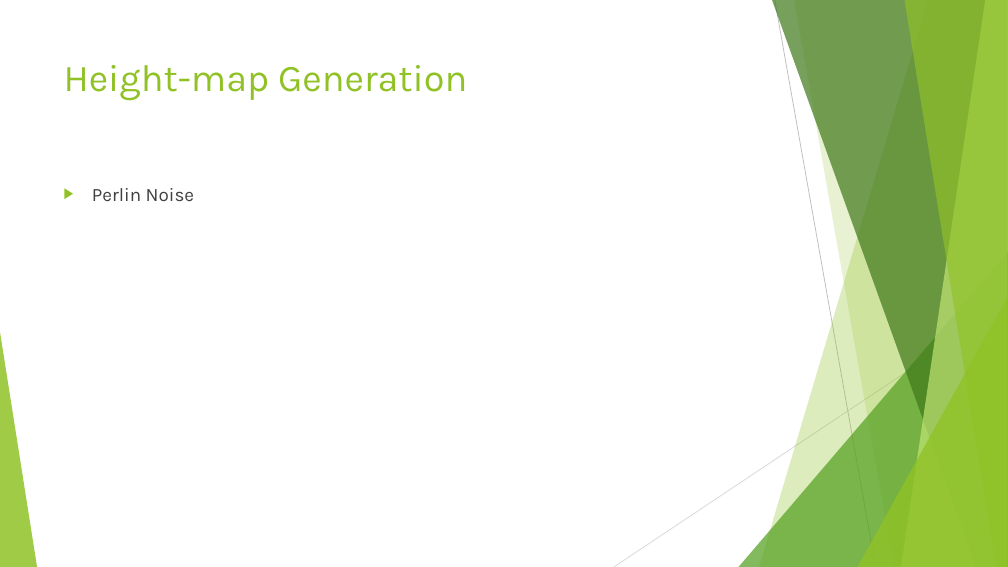
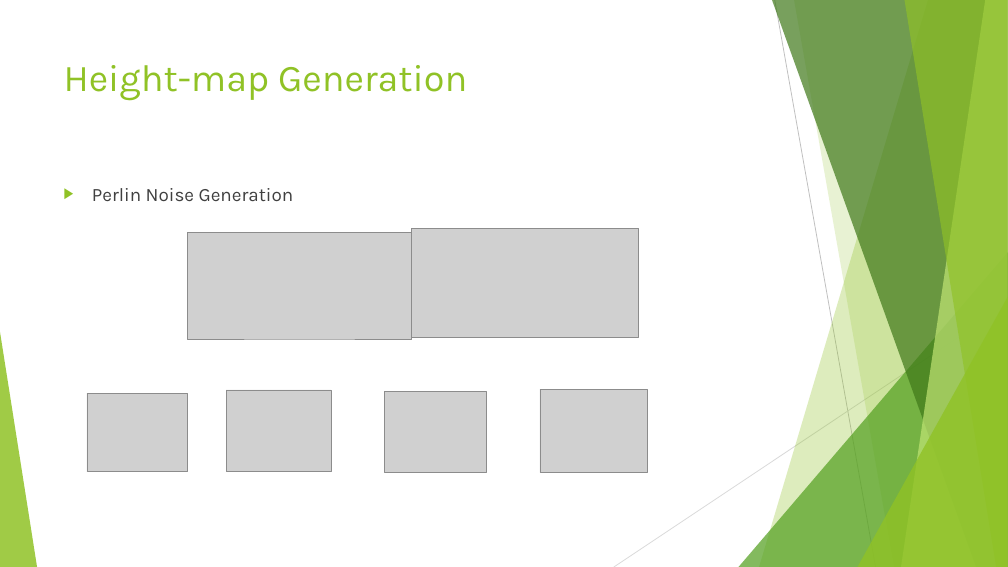
Before and after one commit to KarteekKumarM/MountainTerrain, a slide deck: slide 5 of docs/Presentation.pptx. Drawn at 1008x567 pixels with LibreOffice and Linux fonts; fonts in the diff are those of the drawing; grey boxes stand for pictures. Boxes give left, top, right and bottom in pixels: in the first picture for what was removed or moved away, otherwise in the second. Text is boxed around its words. In the diff, an @@ line names an element or a change of style, - is before the commit and + after.

```diff
--- a/docs/Presentation.pptx
+++ b/docs/Presentation.pptx
@@ text at <box>92,188,294,201</box>: text changed @@
-▶ Perlin Noise
+▶ Perlin Noise Generation
@@ picture added at <box>188,233,411,340</box> @@
@@ picture added at <box>411,228,639,338</box> @@
@@ picture added at <box>540,389,647,473</box> @@
@@ picture added at <box>87,393,188,472</box> @@
@@ picture added at <box>226,390,331,472</box> @@
@@ picture added at <box>384,392,487,472</box> @@
```
Also in this commit, not shown: 8 other slides changed, 21 slides added, 5 slides removed, 9 other files.
